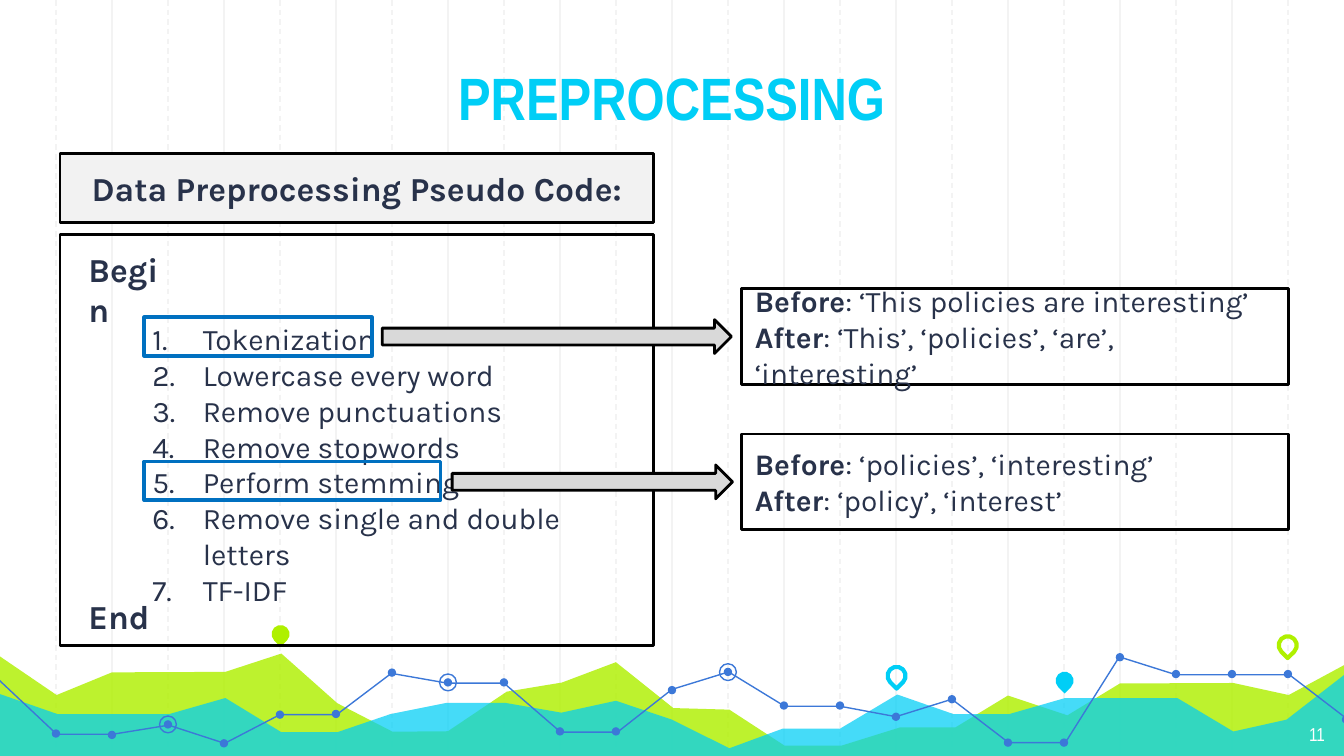
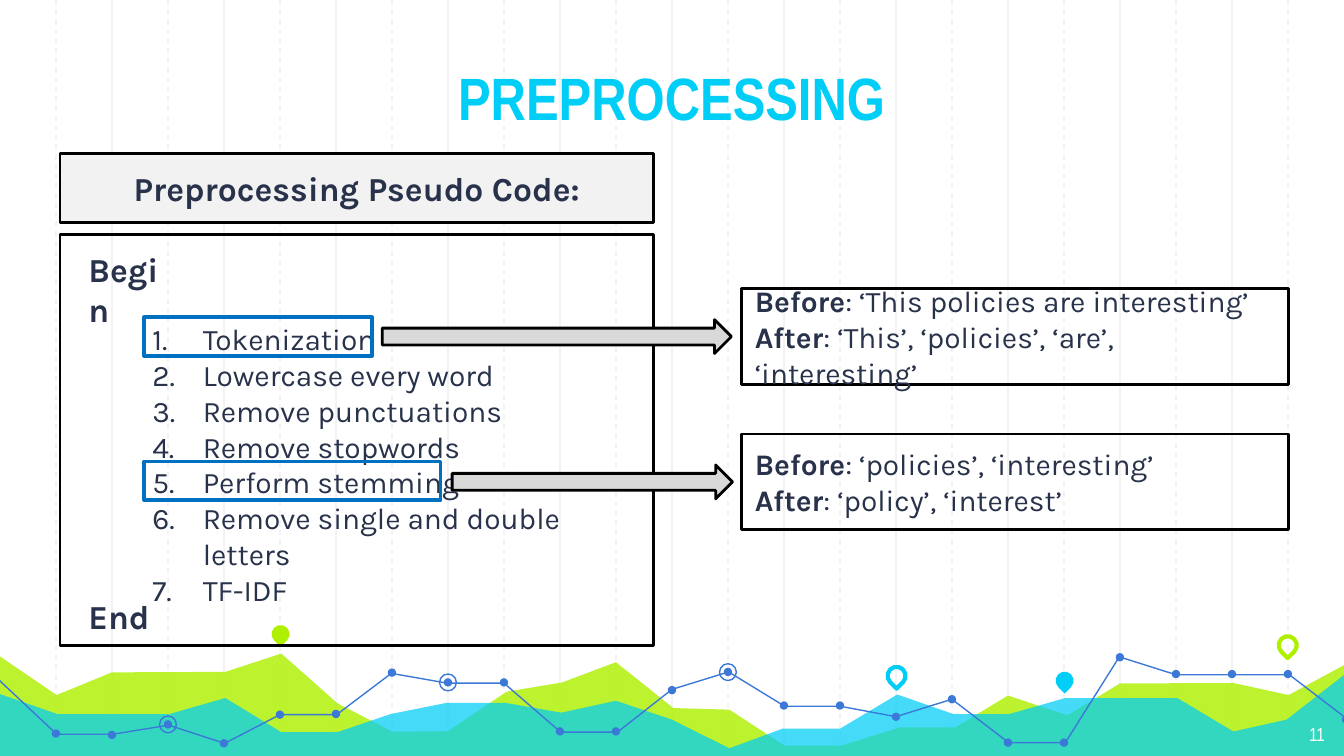
Before and after one commit to Andyayk/app, a slide deck: slide 11 of Graph Based Search.pptx. Drawn at 1344x756 pixels with LibreOffice and Linux fonts; fonts in the diff are those of the drawing. Boxes give left, top, right and bottom in pixels: in the first picture for what was removed or moved away, otherwise in the second. Text is boxed around its words. In the diff, an @@ line names an element or a change of style, - is before the commit and + after.

```diff
--- a/Graph Based Search.pptx
+++ b/Graph Based Search.pptx
@@ text in rectangle at [134, 177, 580, 210]: text changed @@
-Data Preprocessing Pseudo Code:
+Preprocessing Pseudo Code:
```
Also in this commit, not shown: 7 other slides changed.
